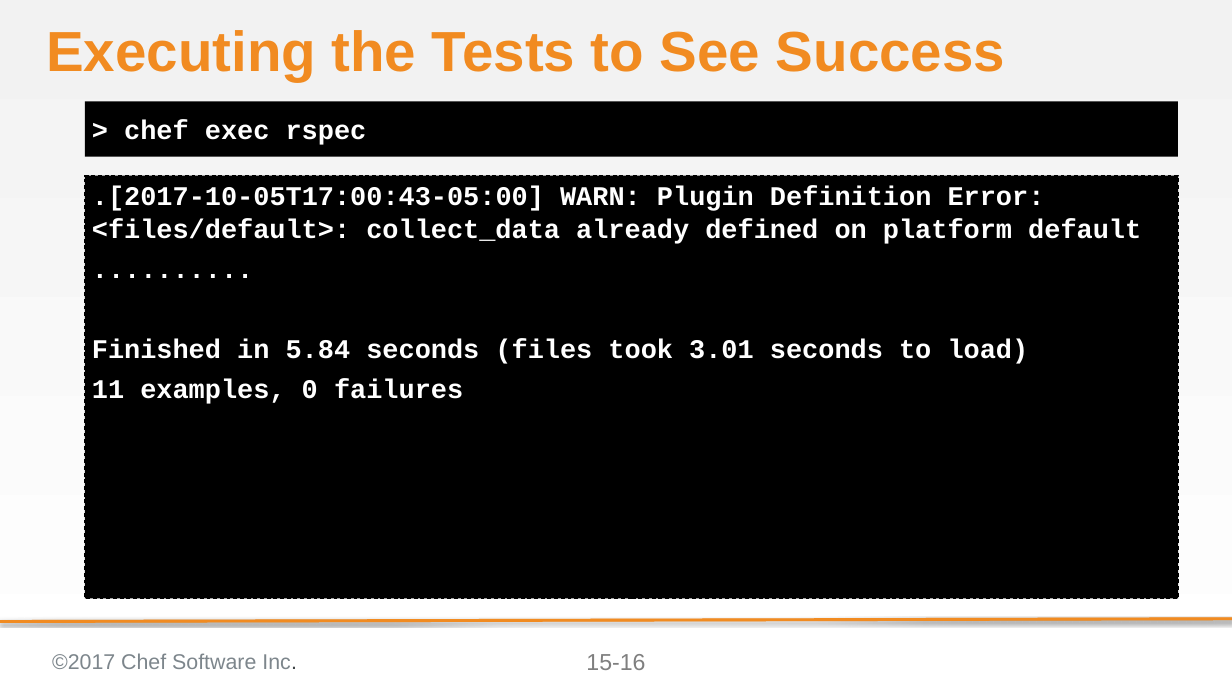
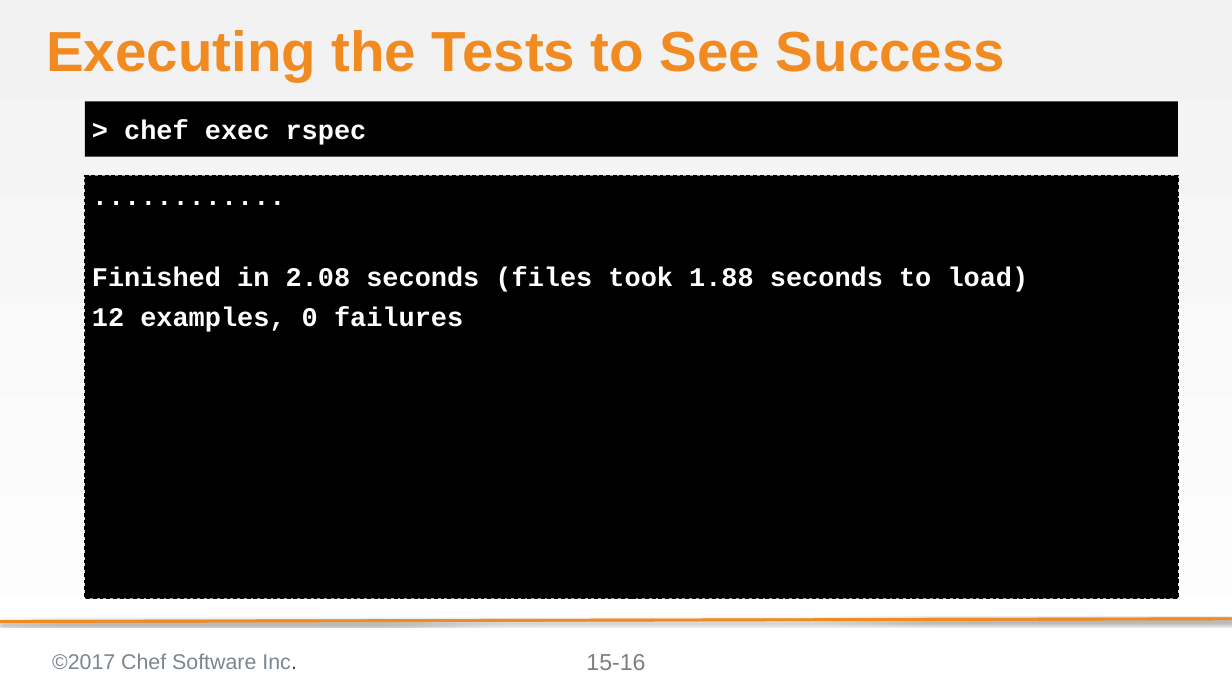
Before and after one commit to ericheiser/chef-intermediate, a slide deck: slide 16 of 15-creating_ohai_plugins.pptx. Drawn at 1232x693 pixels with LibreOffice and Linux fonts; fonts in the diff are those of the drawing; background and template pictures are left out. Boxes give left, top, right and bottom in pixels: in the first picture for what was removed or moved away, otherwise in the second. Text is boxed around its words. In the diff, an @@ line names an element or a change of style, - is before the commit and + after.

```diff
--- a/15-creating_ohai_plugins.pptx
+++ b/15-creating_ohai_plugins.pptx
@@ text at (x1=92, y1=267, x2=1029, y2=332): text changed @@
-.[2017-10-05T17:00:43-05:00] WARN: Plugin Definition Error: <files/default>: collect_data already defined on platform default
-..........
-Finished in 5.84 seconds (files took 3.01 seconds to load)
-11 examples, 0 failures
+............
+Finished in 2.08 seconds (files took 1.88 seconds to load)
+12 examples, 0 failures
```
Also in this commit, not shown: 10 other slides changed, 1 slide added.
